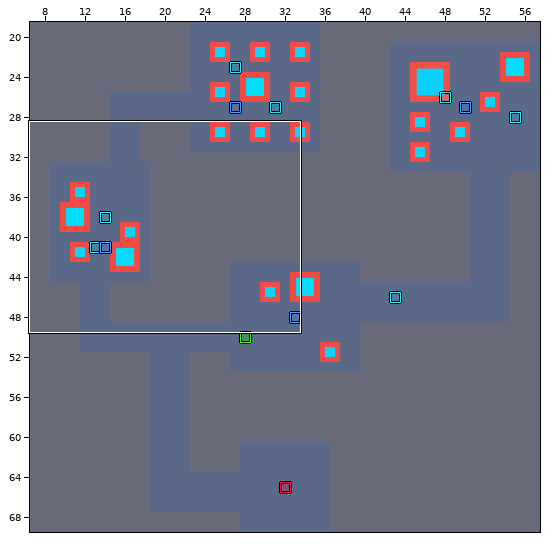
An edit to a level. LDtk project, Assets/AAAGame/Tilemap/Ldtk/City.ldtk. Above, an overview of the earlier version with the close-up marked.
Close-up. Old version:
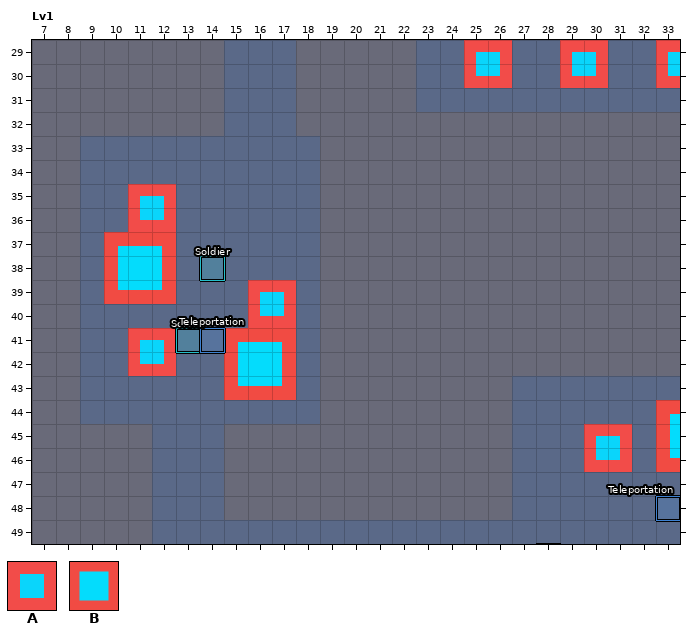
Cells are 16x16 px. Shown: Lv1 x 7..33, y 29..49. The commit also changed other parts of the map, which this record leaves out.
Key: from "Building22Preview": A 0; from "Building33Preview": B 0.
Objects are placed by their top-left corner, in cells (3,4 is the top-left corner of cell 3,4); size is 1x1 cell unless given.
Layers that did not change in this view are not listed.
Objects on layer "Entities" before:
A "Building22" at 30,45 size 2x2
B "Building33" at 33,44 size 3x3
A "Building22" at 11,35 size 2x2
B "Building33" at 10,37 size 3x3
A "Building22" at 11,41 size 2x2
B "Building33" at 15,41 size 3x3
A "Building22" at 33,29 size 2x2
A "Building22" at 25,29 size 2x2
A "Building22" at 16,39 size 2x2
A "Building22" at 29,29 size 2x2
"Soldier" rectangle at 13,41
"Soldier" rectangle at 14,38
"Teleportation" rectangle at 33,48
"Teleportation" rectangle at 14,41
The same view after the edit:
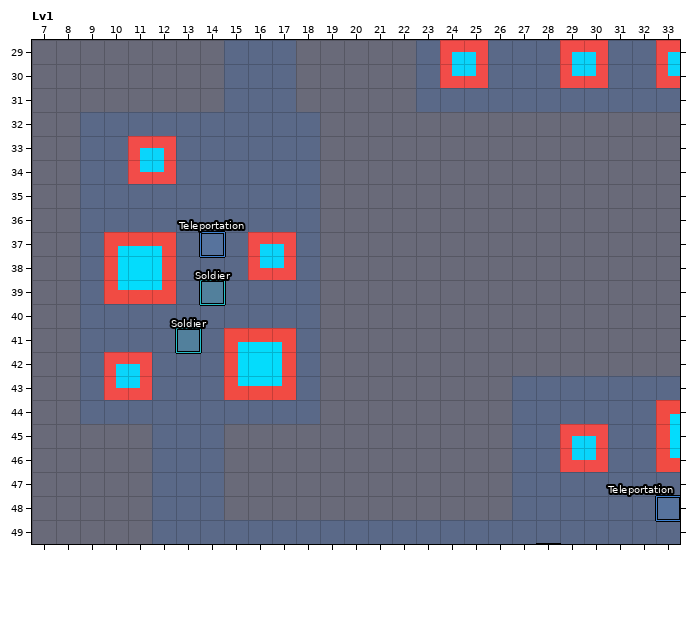
Changes in this commit:
Layer "Entities":
Object A "Building22" at 30,45 size 2x2 becomes A "Building22" at 29,45 size 2x2.
Object A "Building22" at 11,35 size 2x2 becomes A "Building22" at 11,33 size 2x2.
Object A "Building22" at 11,41 size 2x2 becomes A "Building22" at 10,42 size 2x2.
Object A "Building22" at 25,29 size 2x2 becomes A "Building22" at 24,29 size 2x2.
Object A "Building22" at 16,39 size 2x2 becomes A "Building22" at 16,37 size 2x2.
Object "Soldier" rectangle at 14,38 becomes "Soldier" rectangle at 14,39.
Object "Teleportation" rectangle at 14,41 becomes "Teleportation" rectangle at 14,37.
